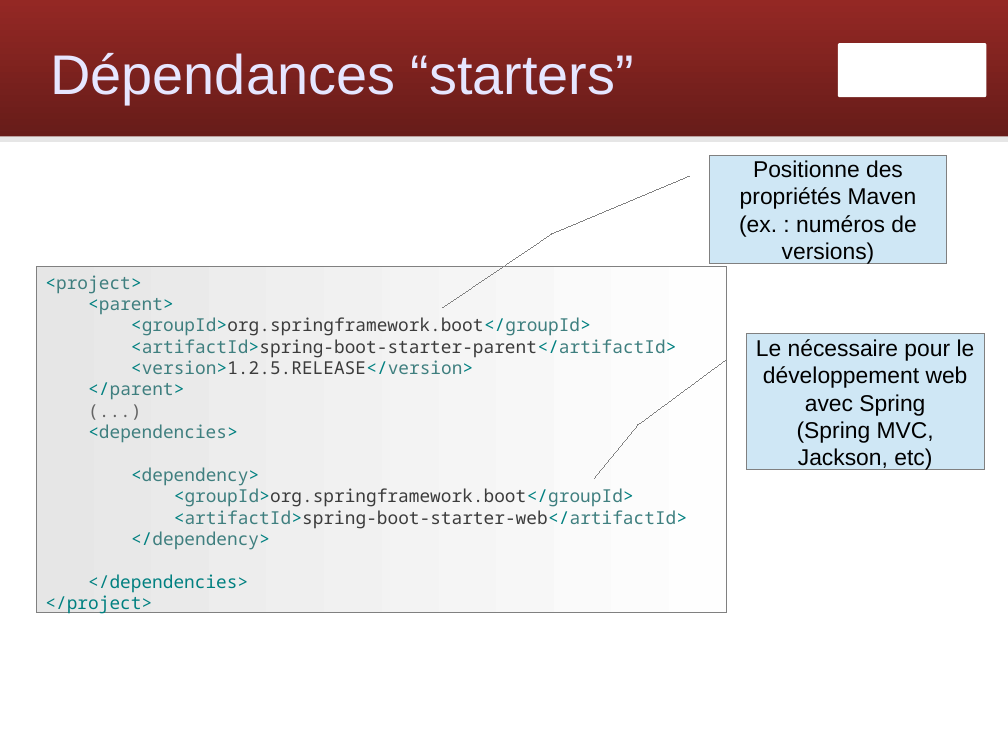
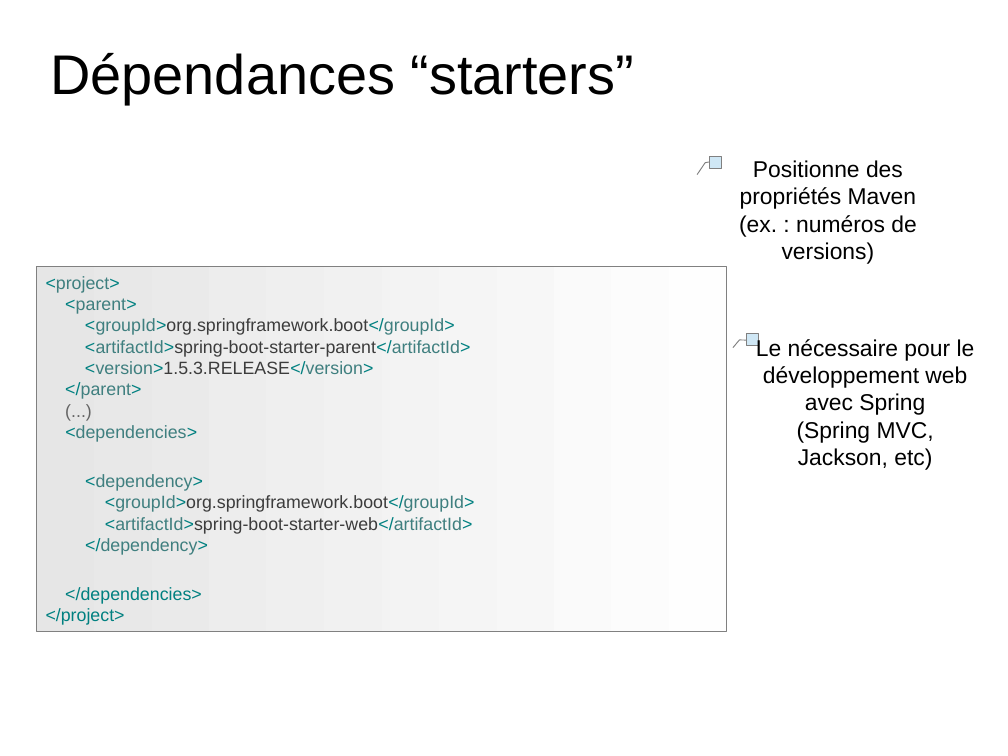
Before and after one commit to Zenika/workshop-spring-core, a slide deck: slide 88 of spring-workshop.odp. Drawn at 1008x756 pixels with LibreOffice and Linux fonts; fonts in the diff are those of the drawing; background and template pictures are left out. Boxes give left, top, right and bottom in pixels: in the first picture for what was removed or moved away, otherwise in the second. Text is boxed around its words. In the diff, an @@ line names an element or a change of style, - is before the commit and + after.

Commit message:
Update theme

```diff
--- a/spring-workshop.odp
+++ b/spring-workshop.odp
@@ rounded rectangle removed at (0,0,1008,137) @@
@@ text "Dépendances “starters”" at (50,53,634,103): text colour #E6E6FF to #000000 @@
@@ freeform shape removed at (838,43,986,97) @@
@@ line removed from (0, 139) to (1008, 139) @@
@@ border callout removed at (710,156,948,263) @@
-Positionne des propriétés Maven
-(ex. : numéros de versions)
@@ freeform shape added at (710,156,948,263), fill #CFE7F5, outline #808080 0.74 pt, 18 pt, text #000000 @@
+Positionne des propriétés Maven
+(ex. : numéros de versions)
@@ rectangle "<project>": place and size @@
-rectangle "<project>" at (37,267,727,612)
+rectangle "<project>" at (37,267,727,632)
@@ rectangle "<project>" at (37,267,727,632): outline #808080 0 pt to #808080 0.74 pt @@
@@ text in rectangle at (46,276,475,625): font Noto Sans Mono to Arial in "<project>", "<parent>", "<groupId>org.springframework.boot</groupId>", "<artifactId>spring-boot-starter-parent</artifactId>" and 9 more places @@
@@ border callout removed at (746,334,984,470) @@
-Le nécessaire pour le développement web avec Spring
-(Spring MVC, Jackson, etc)
@@ freeform shape added at (746,334,984,470), fill #CFE7F5, outline #808080 0.74 pt, 18 pt, text #000000 @@
+Le nécessaire pour le développement web avec Spring
+(Spring MVC, Jackson, etc)
@@ text in rectangle at (85,361,374,374): text changed; font Noto Sans Mono to Arial @@
-<version>1.2.5.RELEASE</version>
+<version>1.5.3.RELEASE</version>
```
Also in this commit, not shown: 106 other slides changed.
